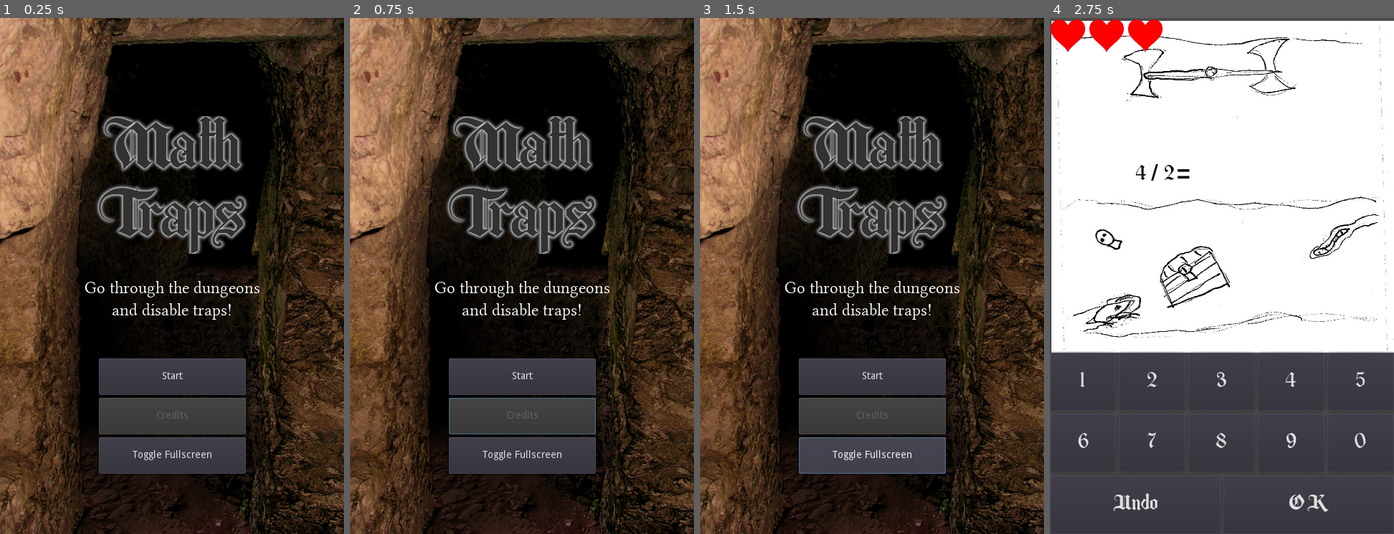
Above: before the commit, frames 1-4 (left to right).
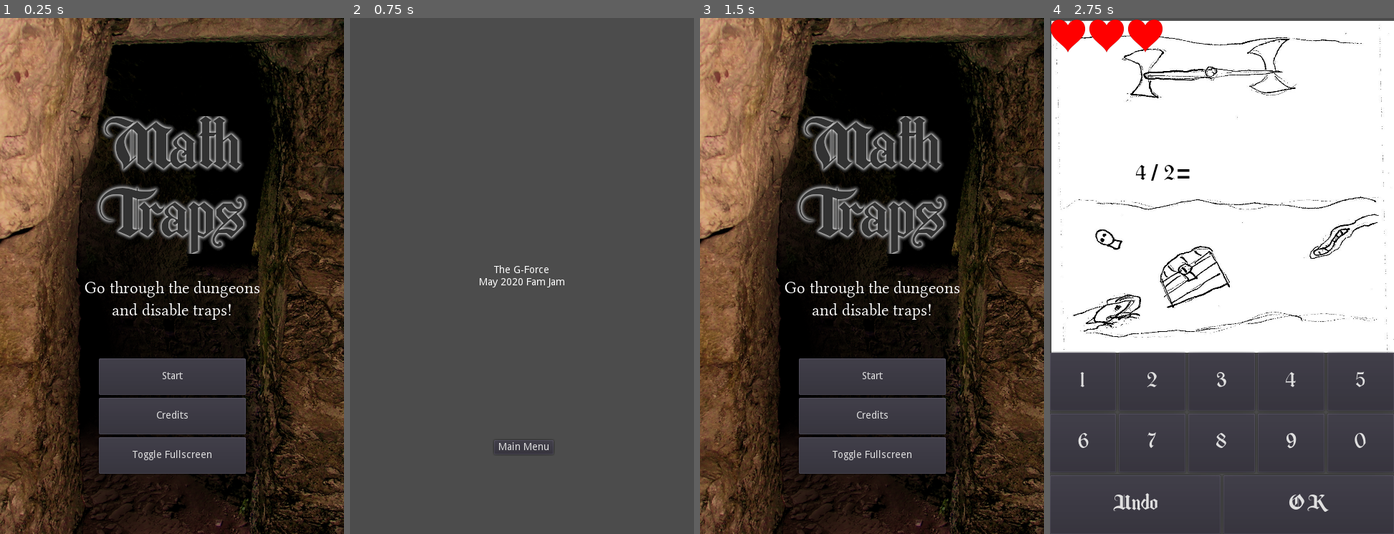
Above: after the commit, the same moments.

Repository: the-g-force/FamJam-May2020
Game: Godot game, scene res://src/TitleScene.tscn
Same seed, same stepped clock (60 frames per second), same inputs: the game is played once before the commit and once after it.
Inputs (mouse positions are in pixels of both pictures, inside the frame that each line leads up to):
- Up to frame 1 (0.25 s): no input
- Up to frame 2 (0.75 s): click (522, 415) at 0.5 s, where only the run after the commit has a clickable "Credits"
- Up to frame 3 (1.5 s): click (872, 446) at 1.25 s, where only the run after the commit has a clickable "Main Menu"
- Up to frame 4 (2.75 s): click "Start" at 2 s

The runs differ from the first frame. In frame 1, less than 0.1% of the frame differs, in the area x 45-55%, y 76-78%; in frame 2, 90%, in the area x 0-100%, y 0-100%; in frame 3, 0.2%; in frame 4, nothing differs.

Commit message:
Add credits scene and integrate into main menu navigation

Diff:
--- /dev/null
+++ b/project/src/CreditsScene.tscn
@@ -0,0 +1,39 @@
+[gd_scene load_steps=2 format=2]
+
+[ext_resource path="res://src/DeathScene.gd" type="Script" id=1]
+
+[node name="CreditsScene" type="Control"]
+anchor_right = 1.0
+anchor_bottom = 1.0
+script = ExtResource( 1 )
+__meta__ = {
+"_edit_use_anchors_": false
+}
+
+[node name="Label" type="Label" parent="."]
+anchor_left = 0.5
+anchor_top = 0.5
+anchor_right = 0.5
+anchor_bottom = 0.5
+margin_left = -60.0
+margin_top = -15.5
+margin_right = 60.0
+margin_bottom = 15.5
+text = "The G-Force
+May 2020 Fam Jam"
+align = 1
+__meta__ = {
+"_edit_use_anchors_": false
+}
+
+[node name="MainMenuButton" type="Button" parent="."]
+anchor_left = 0.5
+anchor_top = 1.0
+anchor_right = 0.5
+anchor_bottom = 1.0
+margin_left = -39.1673
+margin_top = -130.803
+margin_right = 43.8327
+margin_bottom = -110.803
+text = "Main Menu"
+[connection signal="pressed" from="MainMenuButton" to="." method="_on_MainMenuButton_pressed"]
--- a/project/src/TitleScene.gd
+++ b/project/src/TitleScene.gd
@@ -1,6 +1,7 @@
 extends Control
 
 var GameScene := preload("res://src/DefaultScene.tscn")
+var CreditsScene := preload("res://src/CreditsScene.tscn")
 
 
 func _on_StartButton_pressed():
@@ -9,3 +10,7 @@
 
 func _on_FullscreenButton_pressed():
 	OS.window_fullscreen = not OS.window_fullscreen
+
+
+func _on_CreditsButton_pressed():
+	var _ignored = get_tree().change_scene_to(CreditsScene)
--- a/project/src/TitleScene.tscn
+++ b/project/src/TitleScene.tscn
@@ -43,7 +43,6 @@
 margin_right = 205.0
 margin_bottom = 106.0
 size_flags_vertical = 3
-disabled = true
 text = "Credits"
 __meta__ = {
 "_edit_use_anchors_": false
@@ -84,4 +83,5 @@
 "_edit_lock_": true
 }
 [connection signal="pressed" from="VBoxContainer/StartButton" to="." method="_on_StartButton_pressed"]
+[connection signal="pressed" from="VBoxContainer/CreditsButton" to="." method="_on_CreditsButton_pressed"]
 [connection signal="pressed" from="VBoxContainer/FullscreenButton" to="." method="_on_FullscreenButton_pressed"]
